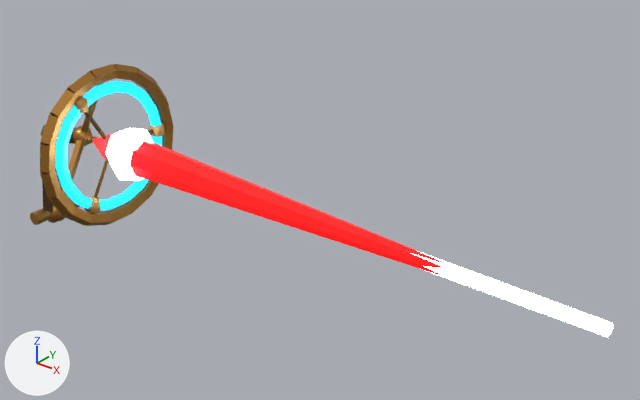
A saved change to the glTF model godot/assets/models/beam_arm.glb.
Before and after are seen from a camera (50 mm lens) standing at (10.6, -6.87, 5.97) and looking at (4.66, 0.55, 1.37). The lights are fixed; the arrows at lower left show +X, +Y and +Z. The older version comes first. Vertices at exactly the same position are counted once.

The first picture shows 'beam'.
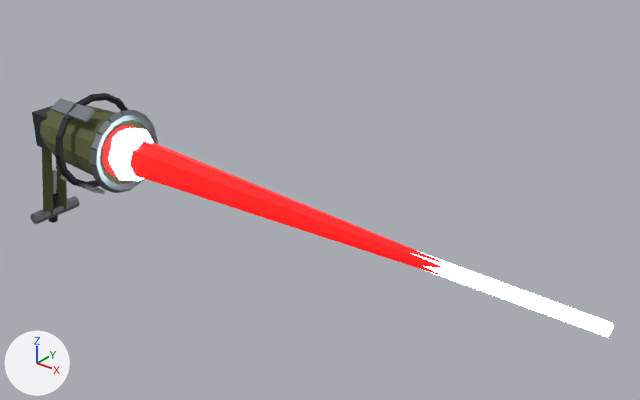
Where the change shows, as pixel boxes [x1, y1, x2, y2] in the pictures (640 x 400 px; the box of a moved part takes in the faces that stretch with it):
'beam', reshaped (11% shorter): before [30, 64, 613, 337]; after [30, 93, 613, 337]
part 1 of me_beam, added: after [30, 196, 80, 224]
part 2 of me_beam, moved or reshaped: before [156, 103, 173, 128]; after [148, 128, 158, 142]
part 3 of me_beam, moved or reshaped: before [56, 122, 74, 146]; after [107, 112, 124, 127]
part 4 of me_beam, moved or reshaped: before [63, 183, 83, 203]; after [116, 182, 131, 193]
part 5 of me_beam, moved or reshaped (not visible before): after [127, 180, 143, 189]
part 6 of me_beam, moved or reshaped: before [30, 197, 80, 225]; after [48, 192, 59, 223]
part 7 of me_beam, added: after [32, 106, 52, 150]
part 8 of me_beam, added: after [102, 126, 135, 177]
part 9 of me_beam, rebuilt (not visible before): after [52, 168, 57, 194]
part 10 of me_beam, deleted: before [40, 64, 174, 226]
part 11 of me_beam, reshaped (mostly hidden before): before [42, 111, 154, 223]; after [40, 93, 158, 216]

Patch to the scene script:
```diff
--- a/godot/assets/models/beam_arm.glb.py
+++ b/godot/assets/models/beam_arm.glb.py
@@ me_beam @@
-me_beam.from_pydata(...)  # 630 vertices, 1040 faces; spans x -0.19..8.46, y -1.12..1.12, z -0.22..2.52
-me_beam.materials.append(mat_bronze)  # orange #b8843f
-me_beam.materials.append(mat_oak)  # brown #5b3c22
-me_beam.materials.append(mat_bronze_dark)  # brown #7a5428
-me_beam.materials.append(mat_iron)  # dark grey #5a554e
-me_beam.materials.append(mat_rune)  # blue #19b4ff, glowing blue #19b4ff
-me_beam.materials.append(mat_brass)  # orange #d9a85c
+me_beam.from_pydata(...)  # 604 vertices, 1020 faces; spans x -0.17..8.46, y -0.67..0.67, z -0.22..2.09
+# me_beam part 1: a new loose piece, an 8-sided cylinder along y spanning x -0.09..0.09, y -0.38..0.38, z -0.09..0.09, in mat_steel (grey #8a9096)
+# me_beam part 2: the loose piece of 10 vertices spanning x 1.41..1.6, y 0.88..1.12, z 1.41..1.79 is scaled about its middle by (0.7, 0.684, 0.55), then moved by (0.29, -0.51, -0.08), in mat_steel (grey #8a9096)
+# me_beam part 3: the loose piece of 10 vertices spanning x 1.45..1.6, y -0.84..-0.57, z 1.67..1.99 is turned -48.8 degrees about the x axis through its middle and scaled by 0.731, then moved by (0.27, 0.61, 0.08), in mat_steel (grey #8a9096)
+# me_beam part 4: the loose piece of 10 vertices spanning x 1.45..1.6, y -0.84..-0.57, z 0.85..1.17 is turned 48.8 degrees about the x axis through its middle and scaled by 0.731, then moved by (0.27, 0.61, -0.08), in mat_steel (grey #8a9096)
+# me_beam part 5: the loose piece of 10 vertices spanning x 1.45..1.6, y 0.57..0.84, z 0.85..1.17 is turned -48.8 degrees about the x axis through its middle and scaled by 0.731, then moved by (0.27, -0.61, -0.08), in mat_steel (grey #8a9096)
+# me_beam part 6: the loose piece of 16 vertices spanning x -0.1..0.1, y -0.38..0.38, z -0.1..0.1 is multiplied about its middle by the matrix ((0.653, 0.16, 0.0), (0.0, 0.0, -0.672), (-0.16, 0.653, 0.0)), then moved by (-0.04, 0.0, 0.05), in mat_gunmetal (dark grey #3e4347)
+# me_beam part 7: a new loose piece, a box spanning x 0.16..0.46, y -0.25..0.25, z 1.17..1.67, in mat_gunmetal (dark grey #3e4347)
+# me_beam part 8: a new loose piece, a 12-sided cut cone along x (radius 0.36 at the low end, 0.3 at the high end) spanning x 1.777..1.857, y -0.36..0.36, z 1.06..1.78, in mat_ruby (red #ff3030, glowing red #ff3030)
+# me_beam part 9: the loose piece of 12 vertices spanning x -0.03..0.16, y -0.05..0.05, z 0.24..0.71 is rebuilt with 16 vertices and now spans x -0.03..0.16, y -0.04..0.04, z 0.24..0.71, in mat_brake (light grey #c9ced3)
+# me_beam part 10: 42 loose pieces with 454 vertices, spanning x -0.19..1.96, y -1.12..1.12, z -0.19..2.52, are deleted
+# me_beam part 11: 36 vertices removed from x -0.17..1.56, y -0.42..0.78, z -0.22..2.11; 348 vertices added at x -0.09..1.86, y -0.67..0.67, z -0.02..2.09
+# other edits to the shape of me_beam do not show in these pictures
 me_beam.materials.append(mat_ruby)
@@ me_beam @@
 me_beam.materials.append(mat_flash_white)
+me_beam.materials.append(mat_steel)  # grey #8a9096
+me_beam.materials.append(mat_olive)  # dark green #5b6238
+me_beam.materials.append(mat_gunmetal)  # dark grey #3e4347
+me_beam.materials.append(mat_brake)  # light grey #c9ced3
+me_beam.materials.append(mat_hazard)  # yellow #e3b21c
```
